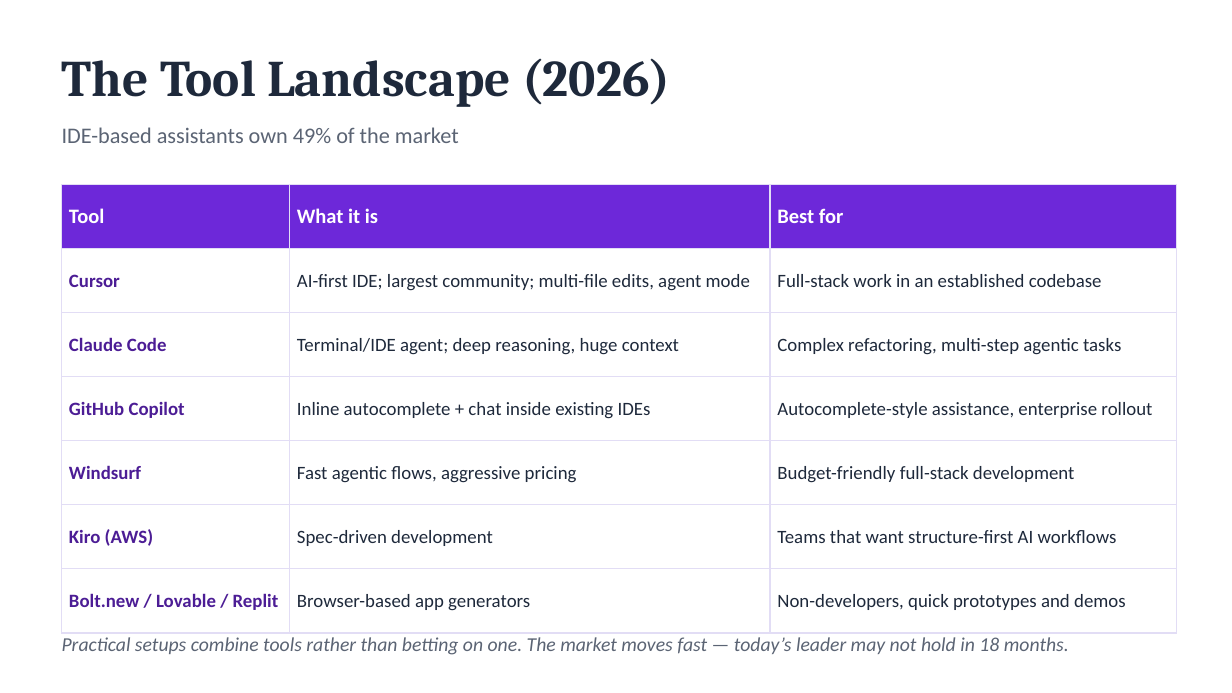
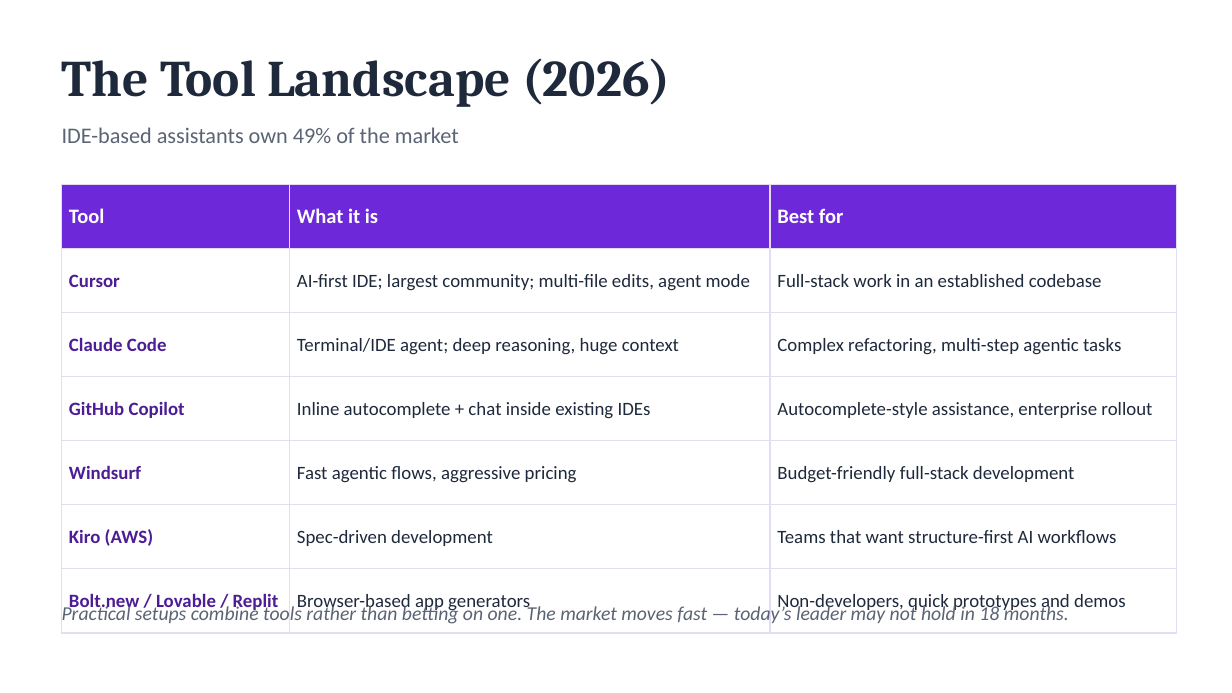
Before and after one commit to BrendonHit6/rd-performance-articles, a slide deck: slide 13 of presentations/vibe-coding.pptx. Drawn at 1232x693 pixels with LibreOffice and Linux fonts; fonts in the diff are those of the drawing. Boxes give left, top, right and bottom in pixels: in the first picture for what was removed or moved away, otherwise in the second. Text is boxed around its words. In the diff, an @@ line names an element or a change of style, - is before the commit and + after.

```diff
--- a/presentations/vibe-coding.pptx
+++ b/presentations/vibe-coding.pptx
@@ text "Practical setups combine tools rather ..." moved from (x1=62, y1=637, x2=1069, y2=655) to (x1=62, y1=604, x2=1069, y2=624) @@
```
Also in this commit, not shown: 4 other slides changed, 8 other files.
